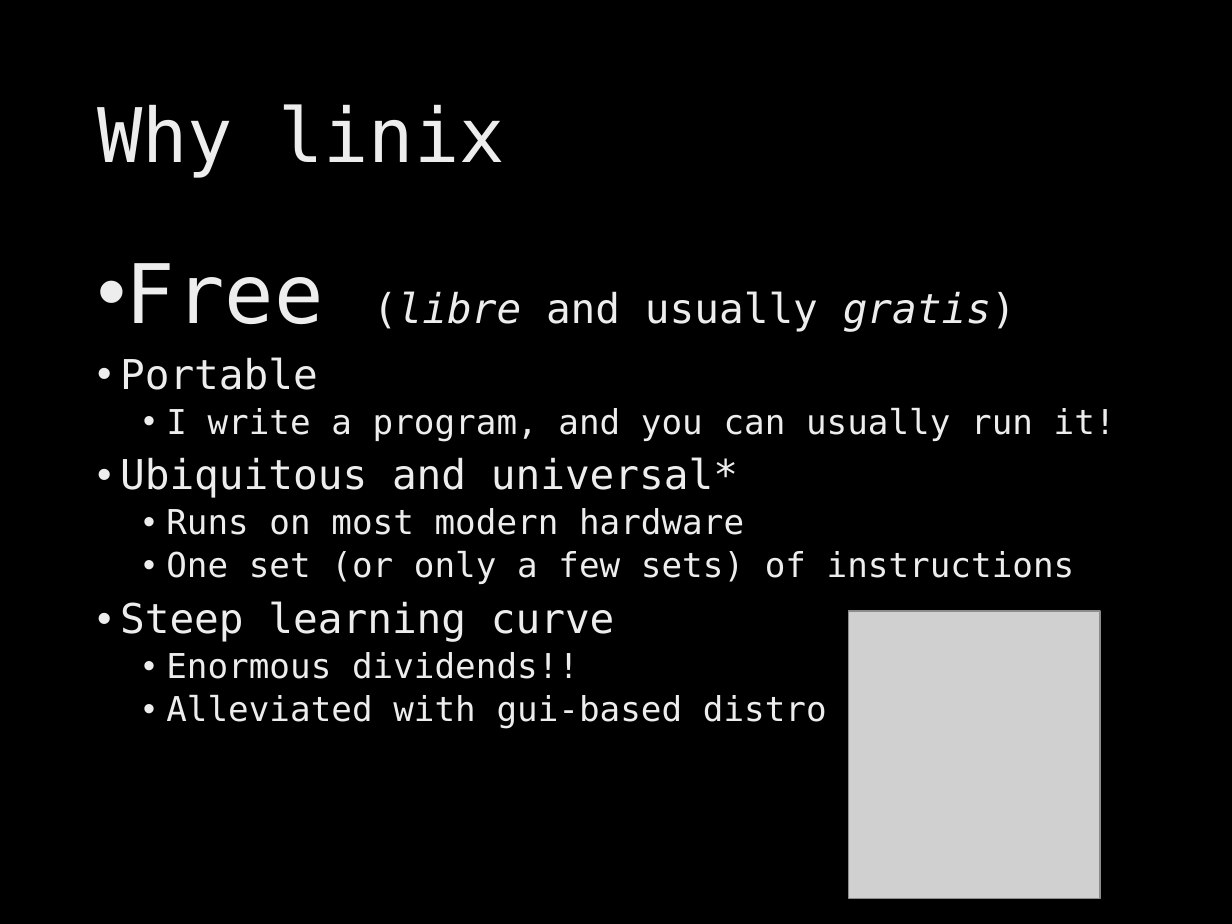
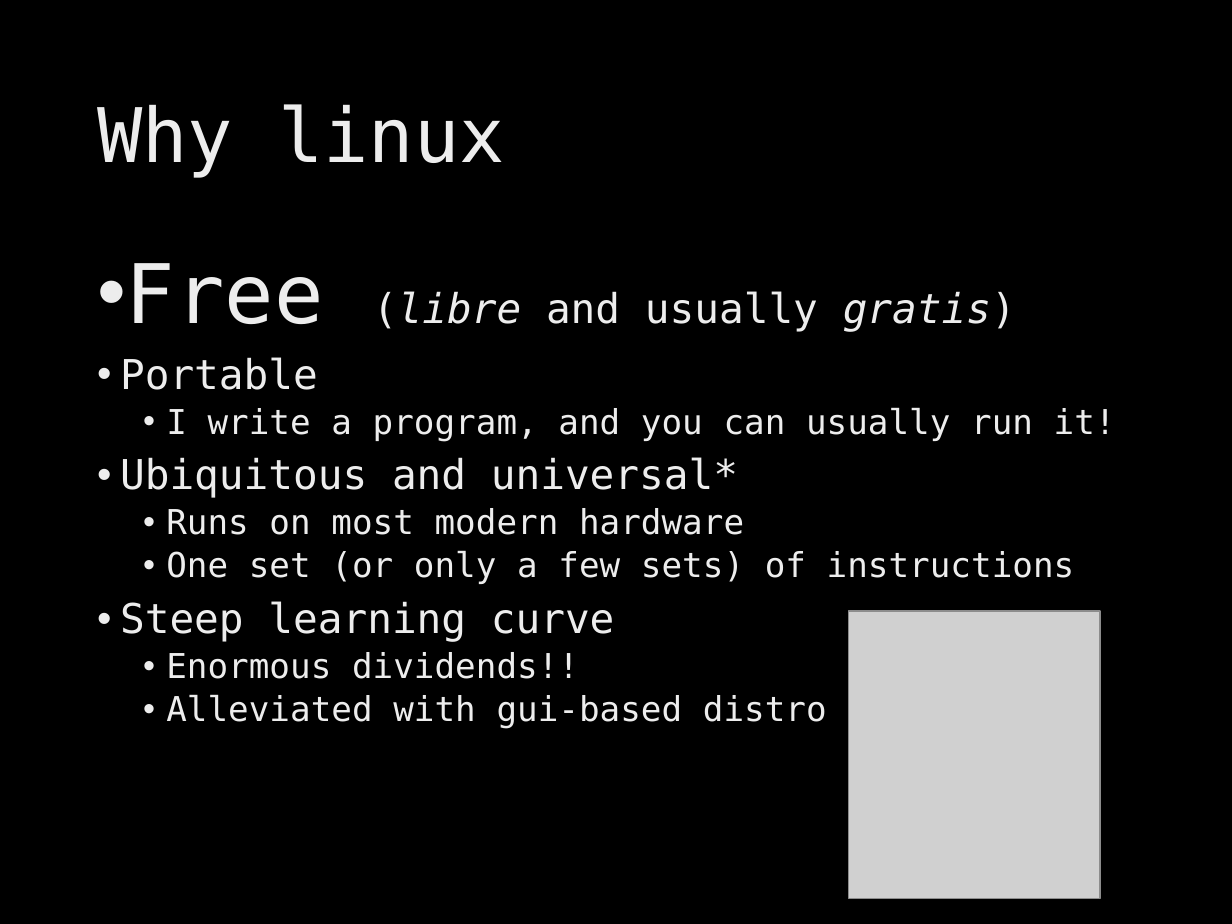
Before and after one commit to brevans/MPS_Workshop, a slide deck: slide 7 of presentations/Modern Computing.pptx. Drawn at 1232x924 pixels with LibreOffice and Linux fonts; fonts in the diff are those of the drawing; grey boxes stand for pictures; background and template pictures are left out. Boxes give left, top, right and bottom in pixels: in the first picture for what was removed or moved away, otherwise in the second. Text is boxed around its words. In the diff, an @@ line names an element or a change of style, - is before the commit and + after.

Commit message:
spellingg

```diff
--- a/presentations/Modern Computing.pptx
+++ b/presentations/Modern Computing.pptx
@@ title at [97,104,505,178]: text changed @@
-Why linix
+Why linux
```
